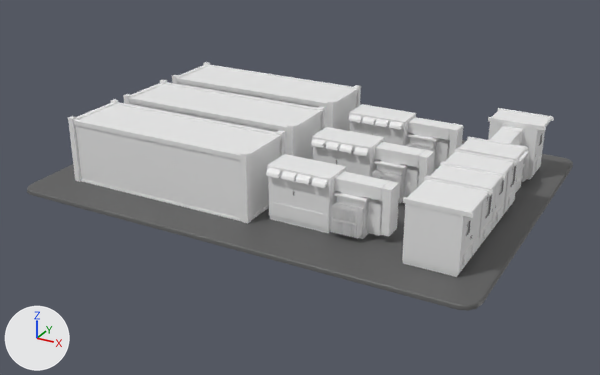
One commit to the FBX model web/public/model/Area_D.fbx: the scene before it, then after it.
The view is the same before and after, from a 50 mm lens placed at (0.489, -1.16, 0.572), pointed at (-0.149, 0.0, -0.008). The lights are fixed; the arrows at lower left show +X, +Y and +Z. The older version comes first. Where no turn or scale is listed for an object, it has been applied to the vertices.
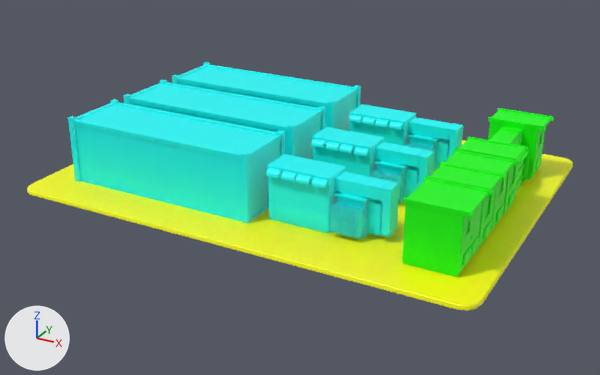
Where the change shows, as pixel boxes (x1, y1, x2, y2) in the pictures (600 x 375 px):
```json
{"part": 1, "of": "me_mesh", "change": "recoloured", "before": [240, 85, 463, 239], "after": [240, 85, 463, 239], "on screen": "white to cyan"}
{"part": 2, "of": "me_mesh", "change": "recoloured", "before": [68, 62, 354, 221], "after": [68, 62, 354, 221], "on screen": "white to cyan"}
{"part": 3, "of": "me_mesh", "change": "recoloured", "before": [402, 108, 554, 277], "after": [402, 108, 554, 277], "on screen": "white to green"}
{"part": 4, "of": "me_mesh", "change": "recoloured", "before": [466, 166, 517, 240], "after": [466, 166, 517, 240]}
{"part": 5, "of": "me_mesh", "change": "recoloured", "before": [27, 140, 573, 311], "after": [27, 140, 573, 311], "on screen": "dark grey to yellow"}
```

The change, as JSON lines over the scene's bpy script:
```json
{"op": "add", "block": "mat_texture_d", "code": ["mat_texture_d = principled_material('texture_D')", "mat_texture_d.base_color = (0.0, 1.0, 1.0)  # cyan #00ffff"]}
{"op": "add", "block": "mat_texture_c", "code": ["mat_texture_c = principled_material('texture_C')", "mat_texture_c.base_color = (0.0, 1.0, 0.0)  # green #00ff00"]}
{"op": "add", "block": "mat_texture_b", "code": ["mat_texture_b = principled_material('texture_B')", "mat_texture_b.base_color = (1.0, 1.0, 0.0)  # yellow #ffff00"]}
{"block": "me_mesh", "where": "me_mesh.from_pydata(...)  # 2948 vertices, 2317 faces; spans x -0.397..0.397, y -0.294..0.294, z -0.06..0.06"}
{"block": "me_mesh", "where": "# used by ob_pcube221; location = (-0.148, 0.034, 0.059)"}
{"block": "me_mesh", "change": "me_mesh part 1: 912 of the faces centred in x 0.002..0.228, y -0.223..0.18, z -0.06..0.06 switch from mat_basecolor (white #ededed) to mat_texture_d (cyan #00ffff)"}
{"block": "me_mesh", "change": "me_mesh part 2: 123 of the faces centred in x -0.339..-0.164, y -0.223..0.18, z -0.06..0.06 switch from mat_basecolor (white #ededed) to mat_texture_d (cyan #00ffff)"}
{"block": "me_mesh", "change": "me_mesh part 3: 878 of the faces centred in x 0.264..0.363, y -0.229..0.215, z -0.055..0.047 switch from mat_basecolor (white #ededed) to mat_texture_c (green #00ff00)"}
{"block": "me_mesh", "change": "me_mesh part 4: 308 of the faces centred in x 0.347..0.352, y -0.212..0.04, z -0.012..0.026 switch from mat_lambert2 (grey #888888) to mat_texture_c (green #00ff00)"}
{"block": "me_mesh", "change": "me_mesh part 5: all 34 faces that had it switch from mat_lambert1 (dark grey #5f5f5f) to mat_texture_b (yellow #ffff00)"}
```
